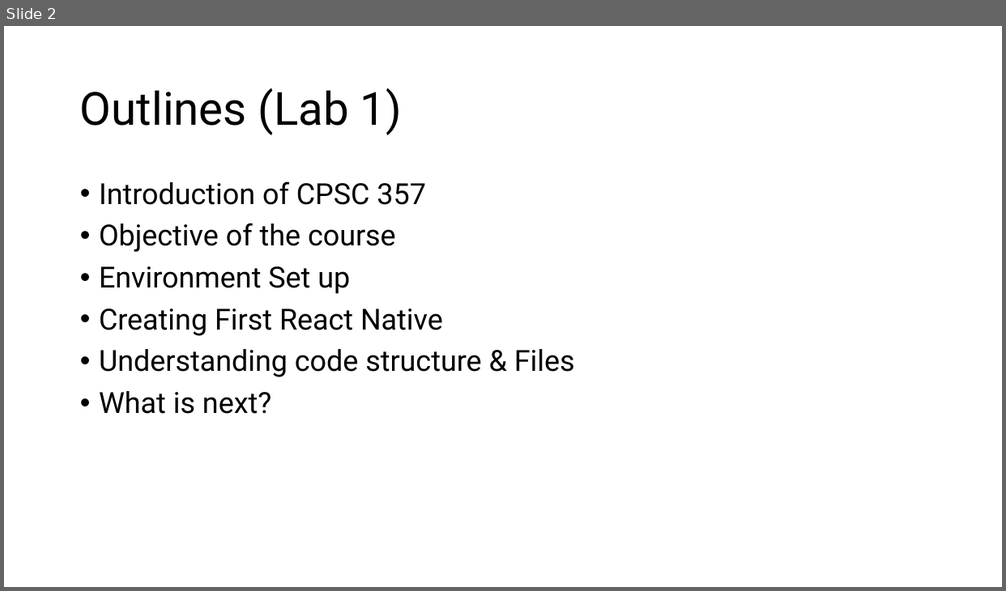
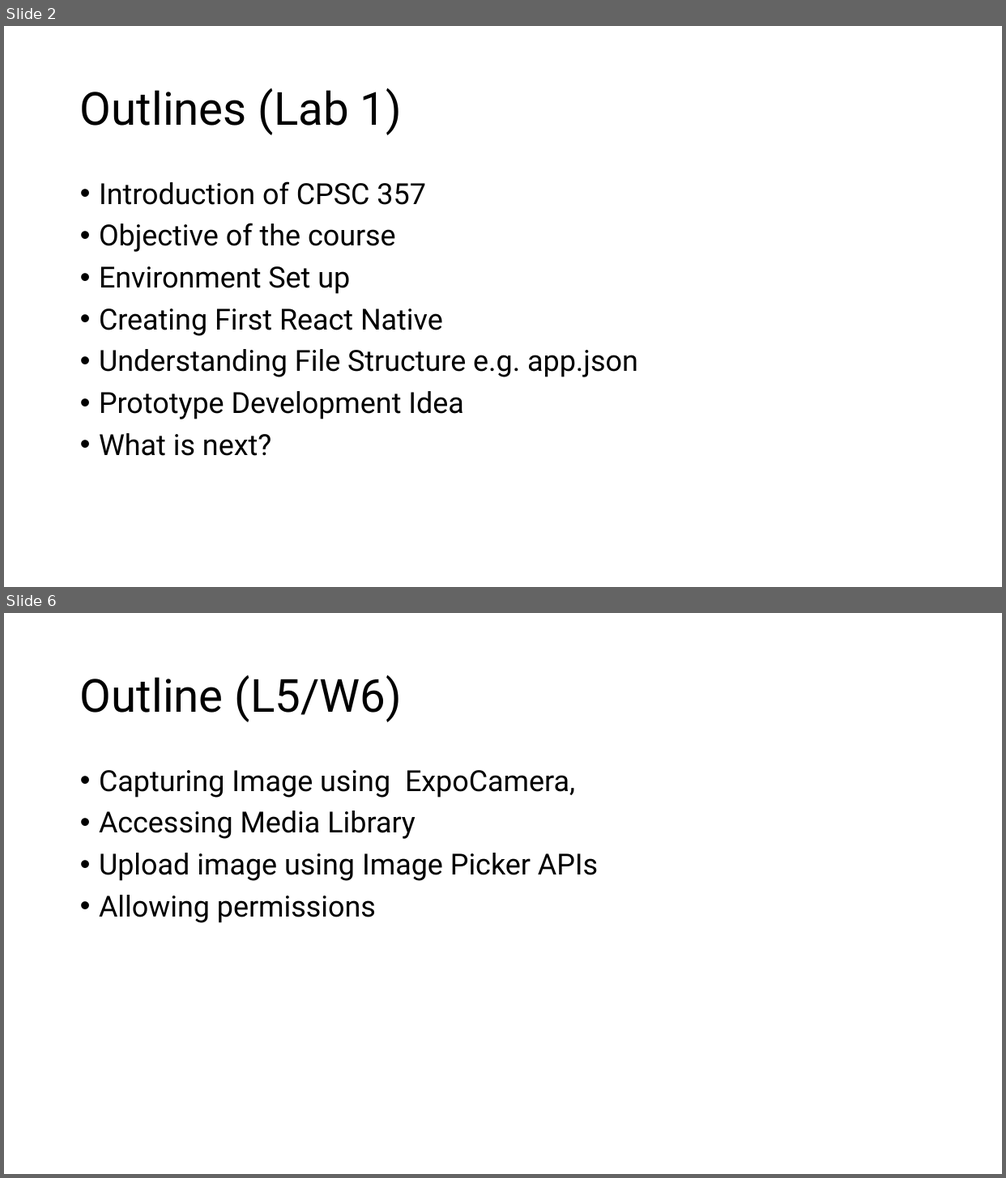
Before and after one commit to neonbranch/CPSC-357-Lab, a slide deck: common/CPSC357_Lectures.pptx. Shown one above the other, each under a label of ours: slide 2 before the commit, slides 2 and 6 after it; the slides between them are not shown. The pictures are 1006x591 and 1006x1178 pixels, drawn with LibreOffice and Linux fonts; fonts in the diff are those of the drawing. Boxes give left, top, right and bottom in pixels: in the first picture for what was removed or moved away, otherwise in the second. Text is boxed around its words. In the diff, an @@ line names an element or a change of style, - is before the commit and + after.

```diff
--- a/common/CPSC357_Lectures.pptx
+++ b/common/CPSC357_Lectures.pptx
@@ slide 6 added at (4,613,1002,1174), background #FFFFFF @@
@@ title added at (80,675,402,722), 44 pt, text #000000 @@
+Outline (L5/W6)
@@ text added at (99,770,598,923), 28 pt, text #000000 @@
+• Capturing Image using ExpoCamera,
+• Accessing Media Library
+• Upload image using Image Picker APIs
+• Allowing permissions
@@ slide 2 changed as well @@
@@ text at (99,349,638,420): text changed @@
-• Understanding code structure & Files
+• Understanding File Structure e.g. app.json
+• Prototype Development Idea
```
Also in this commit, not shown: 3 other slides changed, 1 other slide added, 1 slide removed, 20 other files.
